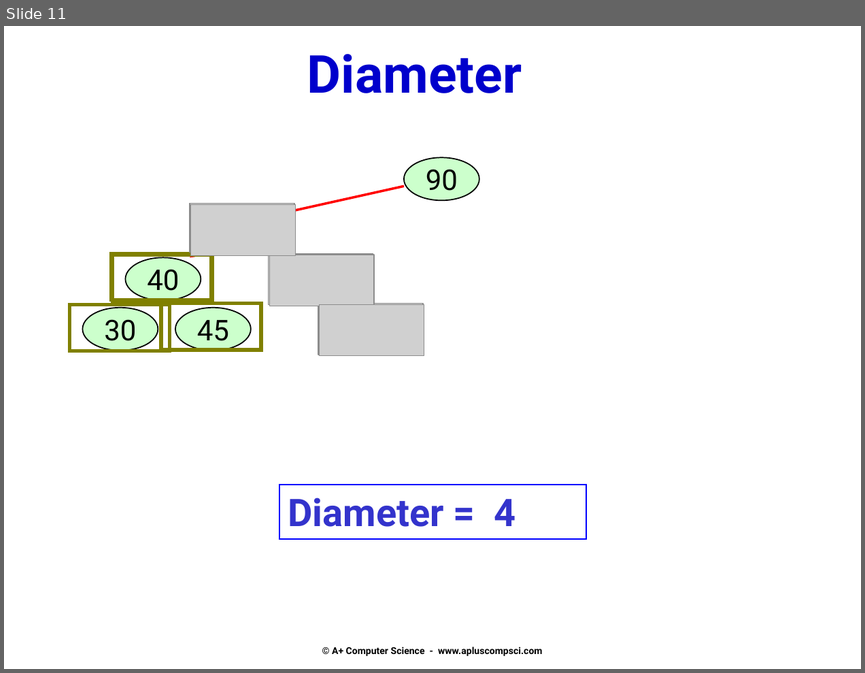
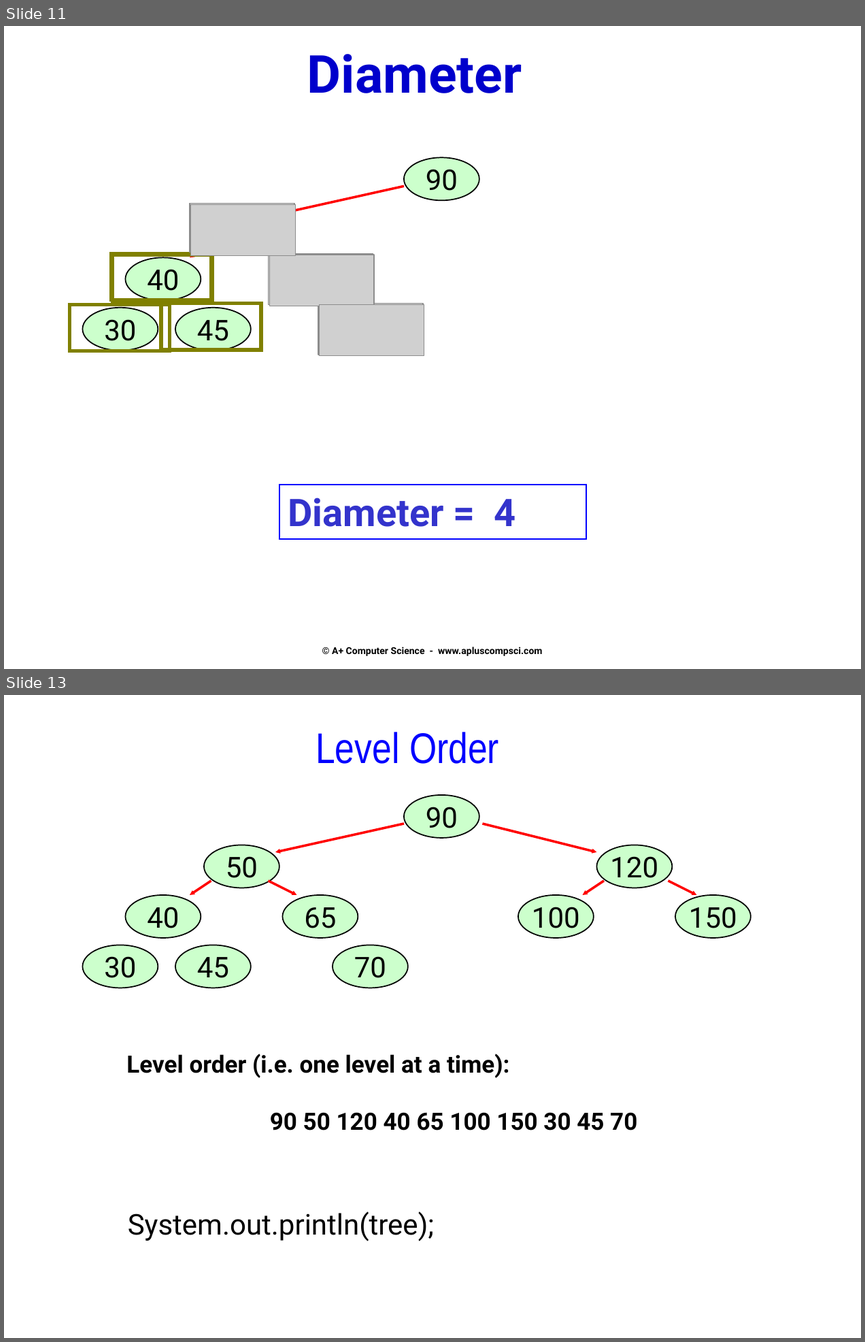
Before and after one commit to Cy-FairCS/cs3, a slide deck: u08a_bTrees/notes/_b - Attributes and and building BSTs.pptx. Shown one above the other, each under a label of ours: slide 11 before the commit, slides 11 and 13 after it; the slides between them are not shown. The pictures are 865x673 and 865x1342 pixels, drawn with LibreOffice and Linux fonts; fonts in the diff are those of the drawing; grey boxes stand for pictures. Boxes give left, top, right and bottom in pixels: in the first picture for what was removed or moved away, otherwise in the second. Text is boxed around its words. In the diff, an @@ line names an element or a change of style, - is before the commit and + after.

```diff
--- a/u08a_bTrees/notes/_b - Attributes and and building BSTs.pptx
+++ b/u08a_bTrees/notes/_b - Attributes and and building BSTs.pptx
@@ slide 13 added at (x1=4, y1=695, x2=861, y2=1338), background #FFFFFF @@
@@ text added at (x1=315, y1=732, x2=499, y2=764), 36 pt, text #0000FF @@
+Level Order
@@ group added at (x1=83, y1=795, x2=750, y2=988): 10 ellipses, 6 arrows @@
+70
+50
+40
+65
+120
+100
+150
+30
+45
+90
@@ text added at (x1=126, y1=1053, x2=637, y2=1130), 20 pt, text #000000, bold @@
+Level order (i.e. one level at a time):
+90 50 120 40 65 100 150 30 45 70
@@ text added at (x1=128, y1=1211, x2=434, y2=1241), 24 pt, text #000000 @@
+System.out.println(tree);
```
Also in this commit, not shown: 11 other slides added, 16 slides removed, 1 other file.
